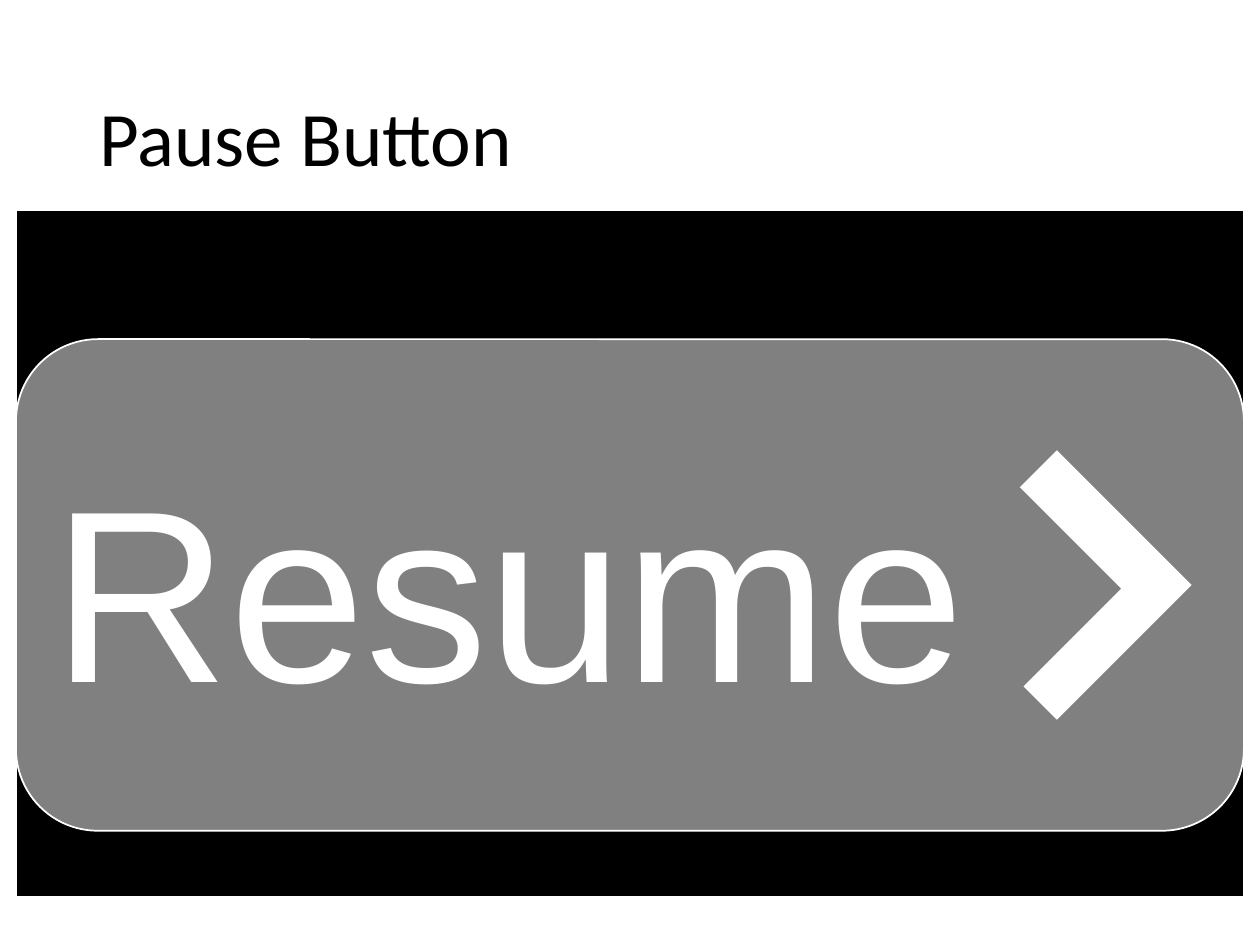
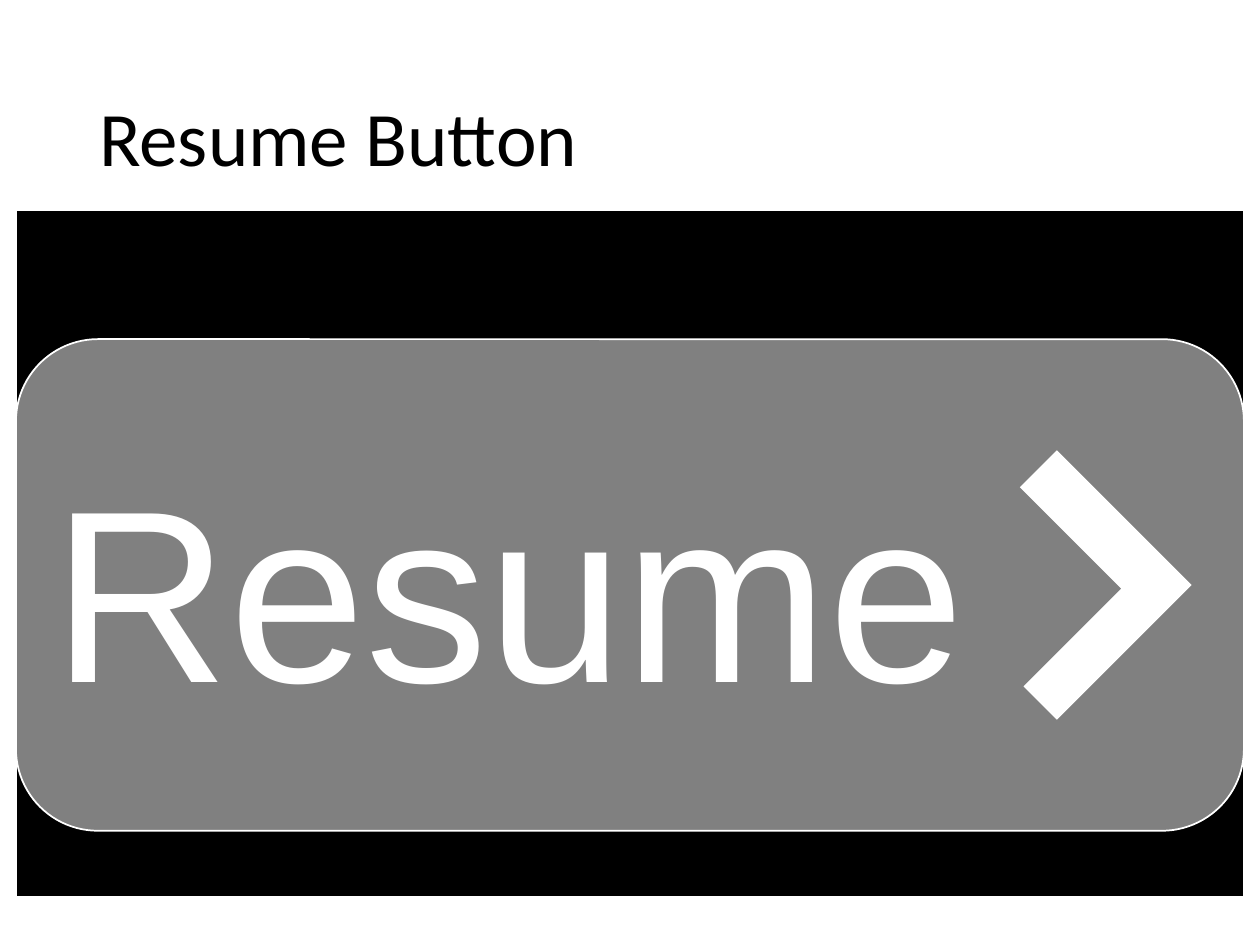
Before and after one commit to kjebb8/RF1, a slide deck: slide 6 of Assets/RF1_iOS Image Assets.pptx. Drawn at 1260x945 pixels with LibreOffice and Linux fonts; fonts in the diff are those of the drawing. Boxes give left, top, right and bottom in pixels: in the first picture for what was removed or moved away, otherwise in the second. Text is boxed around its words. In the diff, an @@ line names an element or a change of style, - is before the commit and + after.

```diff
--- a/Assets/RF1_iOS Image Assets.pptx
+++ b/Assets/RF1_iOS Image Assets.pptx
@@ title at <box>99,116,577,167</box>: text changed @@
-Pause Button
+Resume Button
```
Also in this commit, not shown: 2 slides added, 19 other files.
